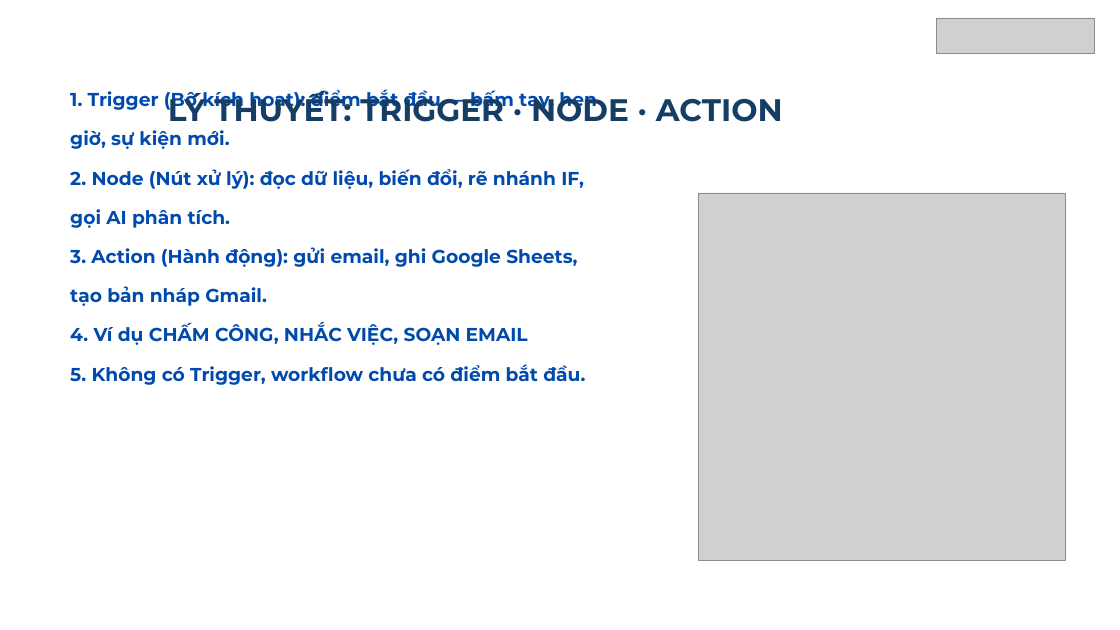
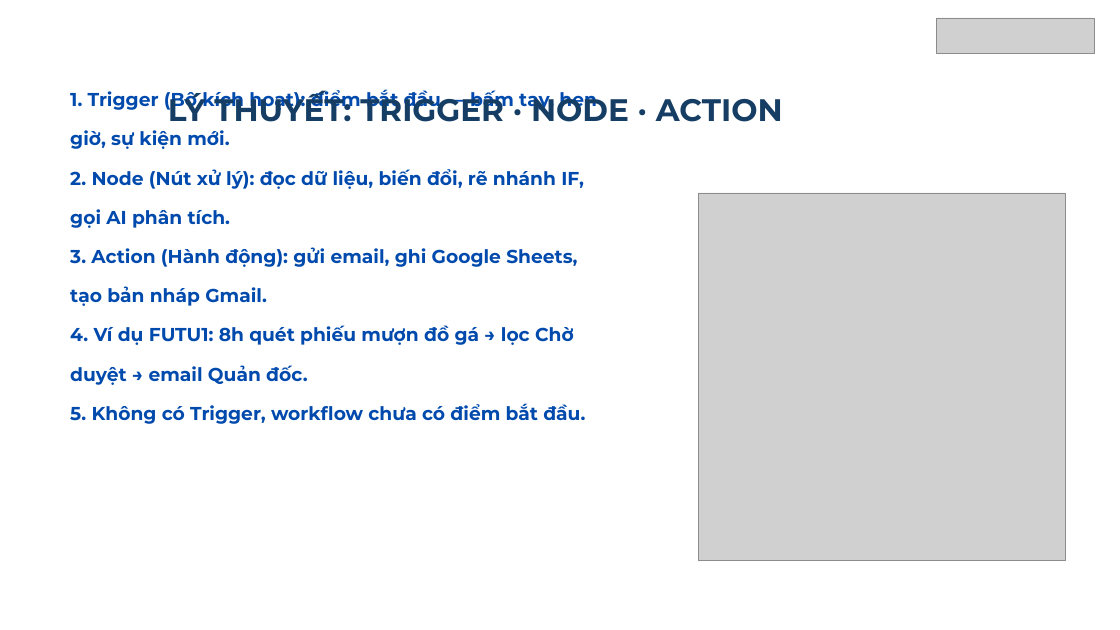
Before and after one commit to alobase-org/hocvien_k1_aiautomation, a slide deck: slide 35 of 02-advanced-automation/K1-B2-AIAT.pptx (slide 37 before the commit). Drawn at 1120x630 pixels with LibreOffice and Linux fonts; fonts in the diff are those of the drawing; grey boxes stand for pictures. Boxes give left, top, right and bottom in pixels: in the first picture for what was removed or moved away, otherwise in the second. Text is boxed around its words. In the diff, an @@ line names an element or a change of style, - is before the commit and + after.

```diff
--- a/02-advanced-automation/K1-B2-AIAT.pptx
+++ b/02-advanced-automation/K1-B2-AIAT.pptx
@@ text at (x1=70, y1=325, x2=585, y2=424): text changed @@
-4. Ví dụ CHẤM CÔNG, NHẮC VIỆC, SOẠN EMAIL
-5. Không có Trigger, workflow chưa có điểm bắt đầu.
+4. Ví dụ FUTU1: 8h quét phiếu mượn đồ gá → lọc Chờ duyệt → email Quản đốc.
+5. Không có Trigger, workflow chưa có điểm bắt đầu.
```
Also in this commit, not shown: 4 other slides changed, 3 slides removed, 13 other files.
